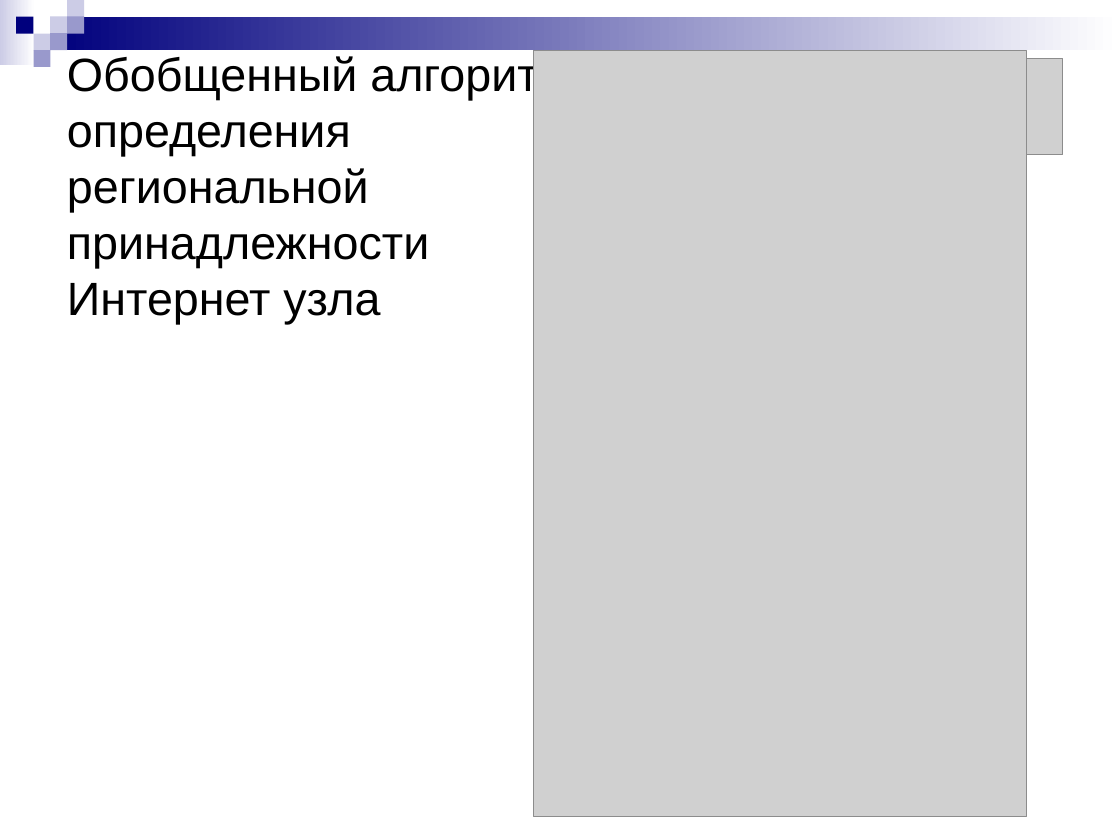
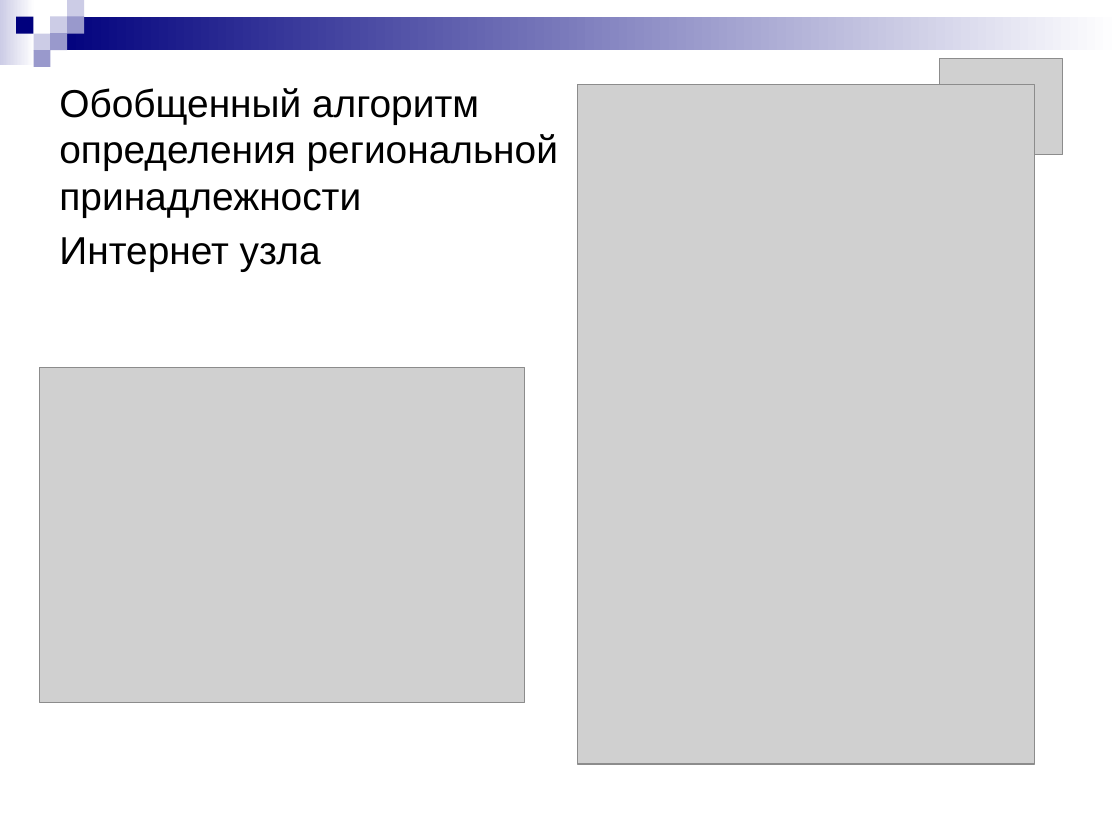
Before and after one commit to aricent123/cadbis, a slide deck: slide 7 of CADBiS_docs/DRypa/presentation.ppt. Drawn at 1120x840 pixels with LibreOffice and Linux fonts; fonts in the diff are those of the drawing; grey boxes stand for pictures. Boxes give left, top, right and bottom in pixels: in the first picture for what was removed or moved away, otherwise in the second. Text is boxed around its words. In the diff, an @@ line names an element or a change of style, - is before the commit and + after.

```diff
--- a/CADBiS_docs/DRypa/presentation.ppt
+++ b/CADBiS_docs/DRypa/presentation.ppt
@@ title "Обобщенный алгоритм определения региональной принадлежности ...": place and size @@
-title "Обобщенный алгоритм определения региональной принадлежности ..." at (67,55,570,325)
+title "Обобщенный алгоритм определения региональной принадлежности ..." at (59,88,558,272)
@@ title "Обобщенный алгоритм определения региональной принадлежности ..." at (59,88,558,272): size 30 to 25 pt @@
@@ picture: place and size @@
-picture at (533,50,1026,816)
+picture at (578,85,1035,764)
@@ picture added at (39,367,524,703) @@
```
Also in this commit, not shown: 8 other slides changed.
